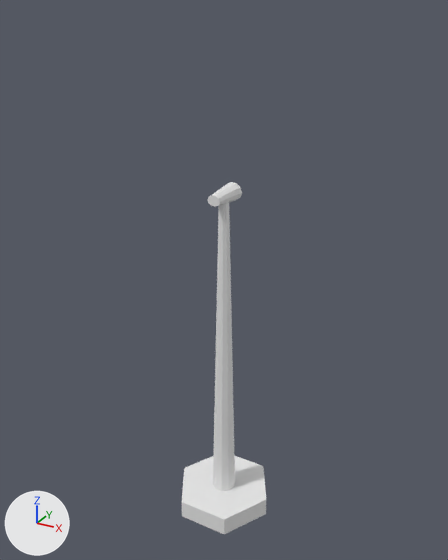
One commit to the OBJ model assets/turbine/turbineBase.obj: the scene before it, then after it.
The view is the same before and after, from a camera (50 mm lens) standing at (201.0, -365.0, 388.0) and looking at (-3.0, 5.0, 202.0). The lights are fixed; the arrows at lower left show +X, +Y and +Z. Where no turn or scale is listed for an object, it has been applied to the vertices.

In view in the first picture: 'turbineBase'.
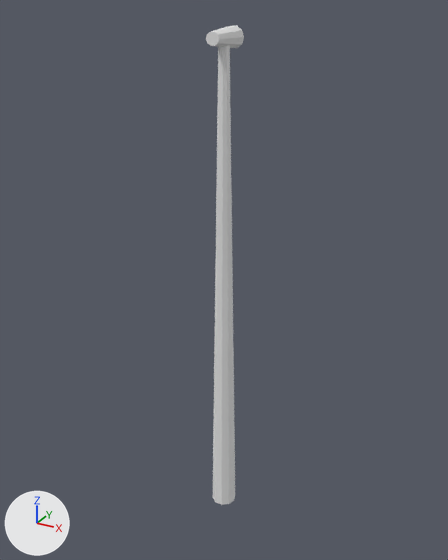
Where the change shows, as pixel boxes (x1, y1, x2, y2) in the pictures (448 x 560 px; the box of a moved part takes in the faces that stretch with it):
'turbineBase', reshaped (54% narrower, 36% taller): before (182, 182, 266, 534); after (206, 26, 244, 505)
part 1 of me_turbinebase, moved or reshaped: before (208, 182, 242, 207); after (206, 26, 244, 48)
part 2 of me_turbinebase, added: after (213, 45, 235, 505)
part 3 of me_turbinebase, deleted: before (182, 202, 266, 534)

The edits, one by one:
me_turbinebase is used by ob_turbinebase; location (0.0, 0.0, 0.0).
me_turbinebase had 57 vertices, 78 faces and spanned x -40.0..40.0, y -36.0..36.0, z 0.0..275.0.
me_turbinebase now has 43 vertices, 50 faces and spans x -10.0..10.0, y -14.0..13.0, z 1.0..377.0.
me_turbinebase part 1: the loose piece of 22 vertices spanning x -7.0..7.0, y -14.0..13.0, z 262.0..275.0 is moved by (0.0, 0.0, 102.0).
me_turbinebase part 2: a new loose piece of 21 vertices spanning x -10.0..10.0, y -9.0..9.0, z 1.0..372.0, in mat_base (white #e7e7e7).
me_turbinebase part 3: the loose piece of 35 vertices spanning x -40.0..40.0, y -36.0..36.0, z 0.0..270.0 is deleted.
